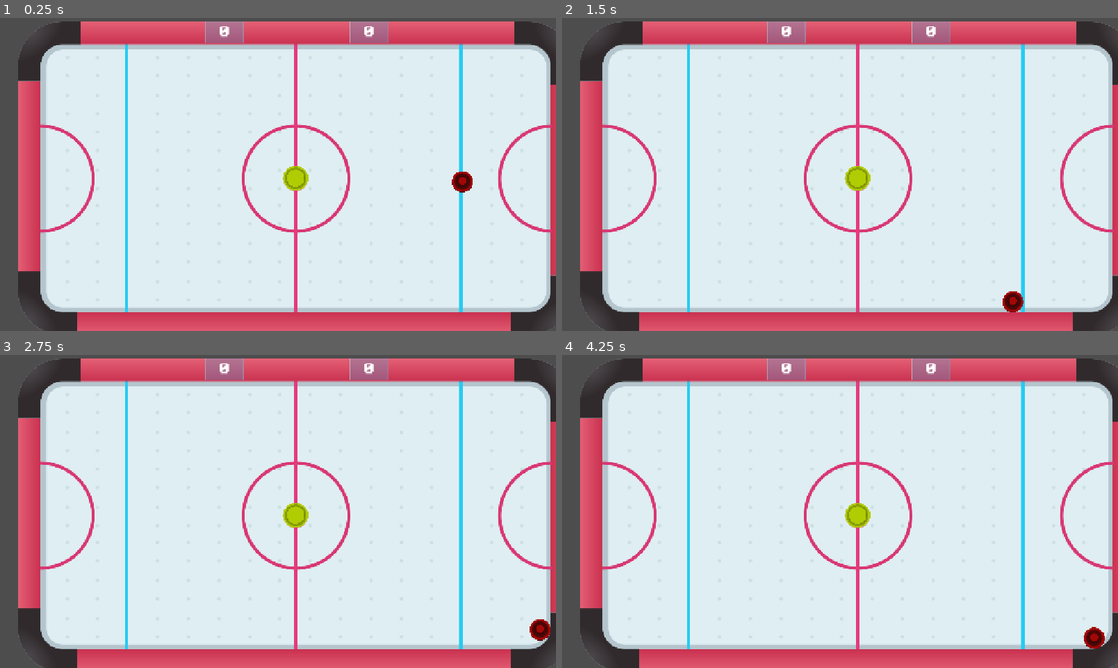
Above: before the commit, frames 1-4 (two rows, left to right).
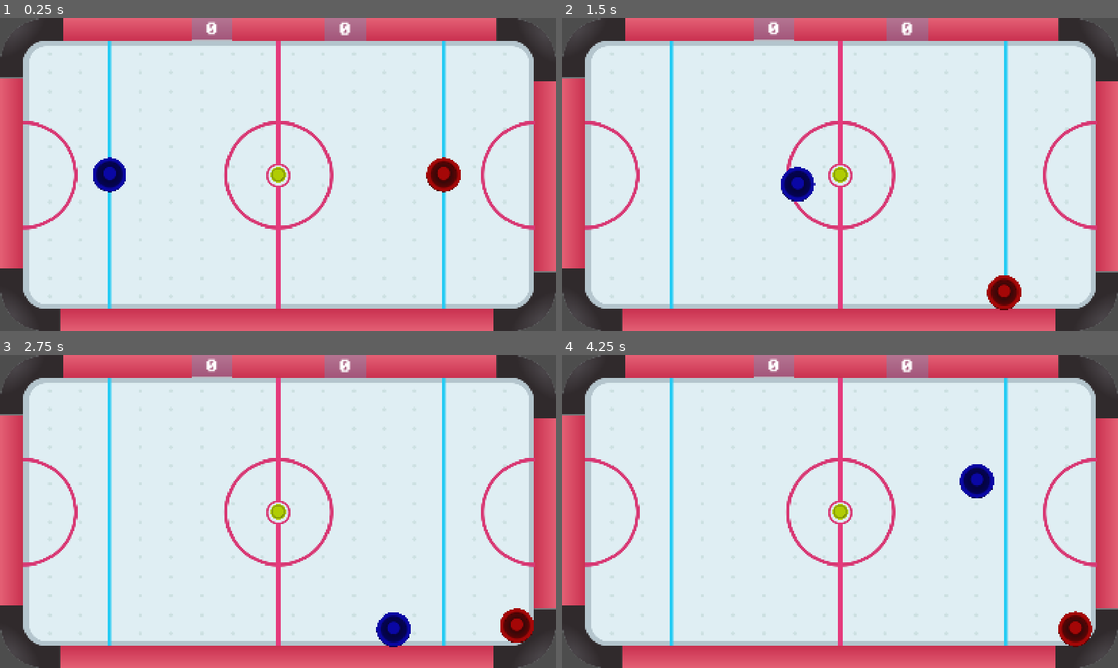
Above: after the commit, the same moments.

Repository: GStech-code/GStech-code-Competitive-Air-Hockey-multi-social-Agents
Game: Godot game, scene res://Scenes/game.tscn
Same seed, same stepped clock (60 frames per second), same inputs: the game is played once before the commit and once after it.
Inputs (mouse positions are in pixels of both pictures, inside the frame that each line leads up to):
- Up to frame 1 (0.25 s): no input
- Up to frame 2 (1.5 s): tap Enter at 0.5 s; move the mouse to (962, 158) at 0.52 s; hold D (P1_Move_Right) 0.53-1.28 s; hold Down (P2_Move_Down) 0.53-1.28 s; move the mouse to (728, 190) at 1.27 s; hold S (P1_Move_Down) from 1.28 s (still down); tap Left (P2_Move_Left) at 1.35 s
- Up to frame 3 (2.75 s): move the mouse to (333, 442) at 2.02 s; release S (P1_Move_Down) at 2.03 s; hold D (P1_Move_Right) from 2.03 s (still down); hold Right (P2_Move_Right) from 2.03 s (still down)
- Up to frame 4 (4.25 s): move the mouse to (812, 574) at 2.77 s; release D (P1_Move_Right) at 2.78 s; release Right (P2_Move_Right) at 2.78 s; hold W (P1_Move_Up) 2.78-3.53 s; tap Up (P2_Move_Up) at 2.85 s; move the mouse to (1006, 558) at 3.52 s; hold A (P1_Move_Left) from 3.53 s (still down); hold Down (P2_Move_Down) from 3.53 s (still down)

The runs differ from the first frame. In frame 1, 25% of the frame differs, in the area x 0-100%, y 0-100%; in frame 2, 25%; in frame 3, 25%; in frame 4, 25%.

Commit message:
Added a replay page at the end of a match.

Diff:
--- a/Air Hockey/Scenes/blue_player.tscn
+++ b/Air Hockey/Scenes/blue_player.tscn
@@ -1,34 +1,17 @@
 [gd_scene load_steps=4 format=3 uid="uid://bvdftdpqb0umm"]
 
+[ext_resource type="Script" uid="uid://drco146vfyms8" path="res://Scripts/keyboard_character_movement.gd" id="1_tpjhh"]
 [ext_resource type="Texture2D" uid="uid://t2d2gr2mah78" path="res://Assets/Group 4.svg" id="1_xydos"]
 
-[sub_resource type="GDScript" id="GDScript_tpjhh"]
-script/source = "extends CharacterBody2D
-
-enum Type {PLAYER, AI}
-
-@export var Player_Type: Type
-
-
-# Called when the node enters the scene tree for the first time.
-func _ready() -> void:
-	pass
-
-func _process(delta):
-	if Player_Type == Type.PLAYER:
-		# Instantly move the paddle to the mouse position
-		global_position = get_viewport().get_mouse_position()
-"
-
 [sub_resource type="CircleShape2D" id="CircleShape2D_tpjhh"]
-radius = 24.0
+radius = 192.0
 
 [node name="Blue_Player" type="CharacterBody2D"]
 collision_layer = 3
-script = SubResource("GDScript_tpjhh")
+motion_mode = 1
+script = ExtResource("1_tpjhh")
 
 [node name="Sprite2D" type="Sprite2D" parent="."]
-scale = Vector2(0.12, 0.12)
 texture = ExtResource("1_xydos")
 
 [node name="CollisionShape2D" type="CollisionShape2D" parent="."]
--- a/Air Hockey/Scenes/game.tscn
+++ b/Air Hockey/Scenes/game.tscn
@@ -7,6 +7,8 @@
 [ext_resource type="PackedScene" uid="uid://byorggp2mnv7" path="res://Scenes/goal.tscn" id="5_wowpa"]
 [ext_resource type="PackedScene" uid="uid://cqu2n5fuxdr4g" path="res://Scenes/red_player.tscn" id="6_i6g32"]
 [ext_resource type="FontFile" uid="uid://5ci40mvylhd5" path="res://Assets/fonts/PixelOperator8-Bold.ttf" id="7_1l0tm"]
+[ext_resource type="PackedScene" uid="uid://bvdftdpqb0umm" path="res://Scenes/blue_player.tscn" id="8_h4fw4"]
+[ext_resource type="FontFile" uid="uid://b0xt24yyupuiu" path="res://Assets/fonts/PixelOperator8.ttf" id="8_v158k"]
 
 [sub_resource type="GDScript" id="GDScript_3dryh"]
 resource_name = "game"
@@ -16,36 +18,83 @@
 
 @export var num_games: int = 3
 @export var puck_scene: PackedScene
-@export var puck_respawn_position: Vector2 = Vector2(680, 368)
+@export var puck_respawn_position: Vector2 = Vector2(3296, 1854)
 
 @onready var score_left_label: Label = %Score_Left_label
 @onready var score_right_label: Label = %Score_Right_label
 
+@onready var puck: Puck = $puck
 
-@onready var puck: Puck = $puck
+@onready var pause_ui: CanvasLayer = $PauseUI
+@onready var control: Control = $PauseUI/Control
+@onready var winner_label: Label = $PauseUI/Control/Panel/WinnerLabel
+@onready var restart_button: Button = $\"PauseUI/Control/Panel/Restart Button\"
+
+
+var game_over := false
+
+func _set_ui_pause_mode():
+	var nodes := [
+		pause_ui,
+		control,
+		$PauseUI/Control/Panel,
+		winner_label,
+		restart_button
+	]
+	for node in nodes:
+		if \"pause_mode\" in node:
+			node.pause_mode = 2
+			print(\"Set pause mode for\", node.name, \"→\", node.pause_mode)
+		else:
+			print(\"⚠️ Skipped:\", node.name, \"(no pause_mode)\")
+
 
 func _ready():
 	await get_tree().process_frame  # Wait one frame to ensure everything's in the scene
-	print(\"Left_Goal node:\", $Goals/Left_Goal)
-	print(\"Right_Goal node:\", $Goals/Right_Goal)
+	# Ensure UI nodes still work when game is paused
+	_set_ui_pause_mode()
+	# Connect restart button
+	restart_button.pressed.connect(_on_restart_button_pressed)
+
+
+func _on_restart_button_pressed():
+	get_tree().paused = false
+	get_tree().reload_current_scene()
+
+
+func _end_game(winning_side: String):
+	game_over = true
+	if puck:
+		puck.queue_free()
+
+	winner_label.text = winning_side + \" Wins!\"
+	pause_ui.visible = true
+	get_tree().paused = true
+
 
 func _on_left_goal_goal() -> void:
-	print(\"🏒 Left goal triggered by:\", puck)
+	#print(\"🏒 Left goal triggered by:\", puck)
 	scores[\"left\"] += 1
-	print(\"💥 GOAL on LEFT! Score is currently: \" + str(scores))
+	#print(\"💥 GOAL on LEFT! Score is currently: \" + str(scores))
 	score_left_label.text = str(scores[\"left\"])
-	if puck: puck.queue_free()
-	await get_tree().create_timer(1.0).timeout
-	_respawn_puck()
+	if scores[\"left\"] >= num_games:
+		_end_game(\"Left\")
+	else:
+		if puck: puck.queue_free()
+		await get_tree().create_timer(1.0).timeout
+		_respawn_puck()
 
 func _on_right_goal_goal() -> void:
-	print(\"🏒 Right goal triggered by:\", puck)
+	#print(\"🏒 Right goal triggered by:\", puck)
 	scores[\"right\"] += 1
-	print(\"💥 GOAL on RIGHT! Score is currently: \" + str(scores))
+	#print(\"💥 GOAL on RIGHT! Score is currently: \" + str(scores))
 	score_right_label.text = str(scores[\"right\"])
-	if puck: puck.queue_free()
-	await get_tree().create_timer(1.0).timeout
-	_respawn_puck()
+	if scores[\"right\"] >= num_games:
+		_end_game(\"Right\")
+	else:
+		if puck: puck.queue_free()
+		await get_tree().create_timer(1.0).timeout
+		_respawn_puck()
 
 func _respawn_puck():
 	if puck_scene:
@@ -57,14 +106,6 @@
 		new_puck.angular_velocity = 0.0
 		add_child(new_puck)
 		puck = new_puck
-
-		# Debug marker
-		var marker = ColorRect.new()
-		marker.color = Color(1, 0, 0, 0.5)
-		marker.size = Vector2(20, 20)
-		marker.position = puck.global_position - Vector2(10, 10)
-		add_child(marker)
-
 		print(\"✅ Puck respawned at:\", puck.global_position)
 "
 
@@ -5399,22 +5440,29 @@
 sources/1 = SubResource("TileSetAtlasSource_3dryh")
 
 [sub_resource type="RectangleShape2D" id="RectangleShape2D_wrm1d"]
-size = Vector2(272, 424)
+size = Vector2(576.994, 1049.69)
 
 [node name="Game" type="Node2D"]
 script = SubResource("GDScript_3dryh")
+num_games = 1
 puck_scene = ExtResource("4_3dryh")
+
+[node name="Camera2D" type="Camera2D" parent="."]
+position = Vector2(3296, 1854)
+zoom = Vector2(0.25, 0.25)
 
 [node name="Score_Lables" type="Node" parent="."]
 
 [node name="Left_Score_Container" type="PanelContainer" parent="Score_Lables"]
 top_level = true
 z_index = 2
-offset_left = 472.0
-offset_top = 8.0
-offset_right = 560.0
-offset_bottom = 56.0
+offset_left = 2264.0
+offset_right = 2352.0
+offset_bottom = 48.0
+scale = Vector2(5.488, 5.488)
 theme_override_styles/panel = SubResource("StyleBoxFlat_i6g32")
+metadata/_edit_use_anchors_ = true
+metadata/_edit_lock_ = true
 
 [node name="Score_Left_label" type="Label" parent="Score_Lables/Left_Score_Container"]
 unique_name_in_owner = true
@@ -5426,11 +5474,13 @@
 [node name="Right_Score_Container" type="PanelContainer" parent="Score_Lables"]
 top_level = true
 z_index = 2
-offset_left = 805.0
-offset_top = 8.0
-offset_right = 893.0
-offset_bottom = 56.0
+offset_left = 3840.0
+offset_right = 3928.0
+offset_bottom = 48.0
+scale = Vector2(5.648, 5.648)
 theme_override_styles/panel = SubResource("StyleBoxFlat_i6g32")
+metadata/_edit_use_anchors_ = true
+metadata/_edit_lock_ = true
 
 [node name="Score_Right_label" type="Label" parent="Score_Lables/Right_Score_Container"]
 unique_name_in_owner = true
@@ -5440,34 +5490,130 @@
 horizontal_alignment = 1
 
 [node name="puck" parent="." instance=ExtResource("4_3dryh")]
-position = Vector2(680, 368)
+position = Vector2(3296, 1854)
+metadata/_edit_lock_ = true
 
 [node name="Background" type="TileMapLayer" parent="."]
 z_index = -2
-position = Vector2(40, 8)
+scale = Vector2(5.15, 5.15)
 tile_map_data = PackedByteArray("AAAAACAAAQAAACAAAAAAACEAAQAAACEAAAAAACIAAQAAACIAAAAAACMAAQAAACMAAAABACAAAQABACAAAAABAC …(57200 unchanged characters)…
 tile_set = SubResource("TileSet_3dryh")
-metadata/_edit_lock_ = true
 
 [node name="Goals" type="Node" parent="."]
 
 [node name="Left_Goal" type="Area2D" parent="Goals"]
 script = ExtResource("4_wowpa")
+metadata/_edit_lock_ = true
 
 [node name="CollisionShape2D" type="CollisionShape2D" parent="Goals/Left_Goal"]
-position = Vector2(-56, 356)
+position = Vector2(-148.416, 1864)
+scale = Vector2(1.288, 1.288)
 shape = SubResource("RectangleShape2D_wrm1d")
 
 [node name="Right_Goal" parent="Goals" instance=ExtResource("5_wowpa")]
+metadata/_edit_lock_ = true
 
 [node name="CollisionShape2D2" type="CollisionShape2D" parent="Goals/Right_Goal"]
-position = Vector2(1416, 360)
+position = Vector2(6752, 1864)
+scale = Vector2(1.288, 1.288)
 shape = SubResource("RectangleShape2D_wrm1d")
 
 [node name="Players" type="Node" parent="."]
 
 [node name="Red_player" parent="Players" instance=ExtResource("6_i6g32")]
-position = Vector2(1064, 376)
+position = Vector2(5256, 1854)
+
+[node name="Blue_Player" parent="Players" instance=ExtResource("8_h4fw4")]
+position = Vector2(1296, 1854)
+
+[node name="PauseUI" type="CanvasLayer" parent="."]
+visible = false
+
+[node name="Control" type="Control" parent="PauseUI"]
+layout_mode = 3
+anchors_preset = 15
+anchor_right = 1.0
+anchor_bottom = 1.0
+grow_horizontal = 2
+grow_vertical = 2
+metadata/_edit_lock_ = true
+
+[node name="Panel" type="Panel" parent="PauseUI/Control"]
+z_index = 9
+layout_mode = 1
+anchors_preset = 15
+anchor_right = 1.0
+anchor_bottom = 1.0
+grow_horizontal = 2
+grow_vertical = 2
+metadata/_edit_lock_ = true
+
+[node name="Game Over!" type="Label" parent="PauseUI/Control/Panel"]
+z_index = 10
+layout_mode = 1
+anchors_preset = 8
+anchor_left = 0.5
+anchor_top = 0.5
+anchor_right = 0.5
+anchor_bottom = 0.5
+offset_left = -544.0
+offset_top = -199.5
+offset_right = -394.0
+offset_bottom = -183.5
+grow_horizontal = 2
+grow_vertical = 2
+scale = Vector2(8, 8)
+theme_override_colors/font_color = Color(0, 1, 1, 1)
+theme_override_colors/font_outline_color = Color(0, 1, 0.521569, 1)
+theme_override_fonts/font = ExtResource("7_1l0tm")
+text = "Game Over!"
+horizontal_alignment = 1
+vertical_alignment = 1
+metadata/_edit_lock_ = true
+
+[node name="WinnerLabel" type="Label" parent="PauseUI/Control/Panel"]
+z_index = 10
+layout_mode = 1
+anchors_preset = 8
+anchor_left = 0.5
+anchor_top = 0.5
+anchor_right = 0.5
+anchor_bottom = 0.5
+offset_left = -200.0
+offset_top = -15.5
+offset_right = -170.0
+offset_bottom = 0.5
+grow_horizontal = 2
+grow_vertical = 2
+scale = Vector2(4, 4)
+theme_override_colors/font_color = Color(0, 1, 0.521569, 1)
+theme_override_colors/font_outline_color = Color(0, 0.529412, 1, 1)
+theme_override_fonts/font = ExtResource("7_1l0tm")
+theme_override_font_sizes/font_size = 16
+horizontal_alignment = 1
+vertical_alignment = 1
+metadata/_edit_lock_ = true
+
+[node name="Restart Button" type="Button" parent="PauseUI/Control/Panel"]
+process_mode = 2
+z_index = 10
+layout_mode = 1
+anchors_preset = 8
+anchor_left = 0.5
+anchor_top = 0.5
+anchor_right = 0.5
+anchor_bottom = 0.5
+offset_left = -88.0
+offset_top = 176.5
+offset_right = -23.0
+offset_bottom = 207.5
+grow_horizontal = 2
+grow_vertical = 2
+scale = Vector2(3, 3)
+theme_override_colors/font_color = Color(0, 1, 0.521569, 1)
+theme_override_fonts/font = ExtResource("8_v158k")
+text = "Restart"
+metadata/_edit_lock_ = true
 
 [connection signal="goal" from="Goals/Left_Goal" to="." method="_on_left_goal_goal"]
 [connection signal="goal" from="Goals/Right_Goal" to="." method="_on_right_goal_goal"]
--- a/Air Hockey/Scenes/puck.tscn
+++ b/Air Hockey/Scenes/puck.tscn
@@ -7,8 +7,7 @@
 friction = 0.15
 bounce = 1.0
 
-[sub_resource type="CircleShape2D" id="CircleShape2D_5cs87"]
-radius = 10.1015
+[sub_resource type="CircleShape2D" id="CircleShape2D_8335h"]
 
 [node name="puck" type="RigidBody2D"]
 disable_mode = 1
@@ -18,10 +17,9 @@
 metadata/_custom_type_script = "uid://de8aiotlv0m2q"
 
 [node name="Sprite2D" type="Sprite2D" parent="."]
-scale = Vector2(0.1, 0.1)
+scale = Vector2(0.305337, 0.305337)
 texture = ExtResource("1_5cs87")
 
 [node name="CollisionShape2D" type="CollisionShape2D" parent="."]
-rotation = -0.917171
-scale = Vector2(2.8, 2.8)
-shape = SubResource("CircleShape2D_5cs87")
+scale = Vector2(8.54943, 8.54943)
+shape = SubResource("CircleShape2D_8335h")
--- a/Air Hockey/Scenes/red_player.tscn
+++ b/Air Hockey/Scenes/red_player.tscn
@@ -4,7 +4,7 @@
 [ext_resource type="Script" uid="uid://drco146vfyms8" path="res://Scripts/keyboard_character_movement.gd" id="1_j0moh"]
 
 [sub_resource type="CircleShape2D" id="CircleShape2D_j0moh"]
-radius = 25.0
+radius = 192.0
 
 [node name="Red_player" type="CharacterBody2D"]
 collision_layer = 3
@@ -16,10 +16,7 @@
 Paddle_Color = 1
 
 [node name="Sprite2D" type="Sprite2D" parent="."]
-scale = Vector2(0.12, 0.12)
 texture = ExtResource("1_dtnkb")
 
 [node name="CollisionShape2D" type="CollisionShape2D" parent="."]
-rotation = -1.17822
-scale = Vector2(0.959999, 0.959999)
 shape = SubResource("CircleShape2D_j0moh")
--- a/Air Hockey/Scripts/keyboard_character_movement.gd
+++ b/Air Hockey/Scripts/keyboard_character_movement.gd
@@ -1,9 +1,10 @@
 extends CharacterBody2D
 
 
-const SPEED = 130.0
-var push_force := 80.0 # Determines how strong is the force of the collision
-@onready var animated_sprite: Sprite2D = $Sprite2D
+var push_force := 600.0 # Determines how strong is the force of the collision
+const SPEED = 3000.0
+const ACCEL = 2.0
+@onready var sprite: Sprite2D = $Sprite2D
 enum P_Color {BLUE, RED}
 @export var Paddle_Color: P_Color
 
@@ -22,7 +23,7 @@
 	input_vector = input_vector.normalized()
 
 	# Set velocity
-	velocity = input_vector * 400
+	velocity = lerp(velocity, input_vector * SPEED, _delta * ACCEL)
 
 	# Move and detect collisions
 	move_and_slide()
--- a/Air Hockey/project.godot
+++ b/Air Hockey/project.godot
@@ -10,15 +10,16 @@
 
 [application]
 
-config/name="Pong"
+config/name="Air Hockey"
 run/main_scene="uid://oktgkidoj0yw"
 config/features=PackedStringArray("4.4", "Forward Plus")
 config/icon="res://icon.svg"
 
 [display]
 
-window/size/viewport_width=1280
-window/size/viewport_height=720
+window/size/viewport_width=1648
+window/size/viewport_height=927
+window/size/extend_to_title=true
 window/stretch/mode="canvas_items"
 
 [input]
Not shown: 1 places in Air Hockey/Scenes/game.tscn that only renumber resources
